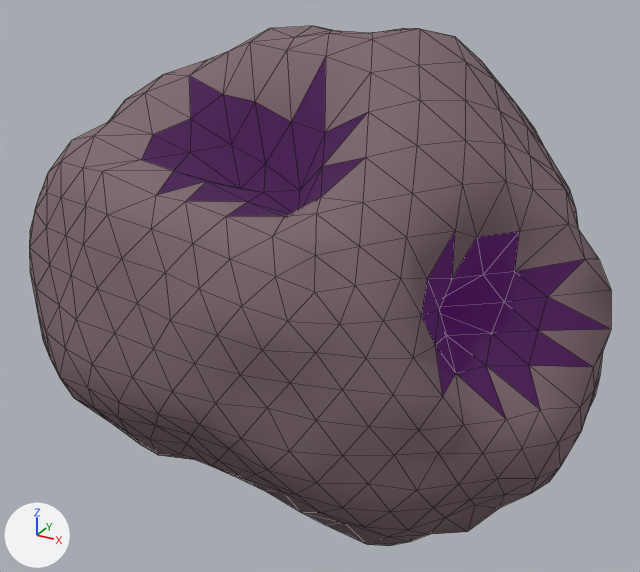
A saved change to the glTF model assets/asteroids/asteroid_29.glb.
Before and after are seen from a 50 mm camera at (1.205, -2.266, 1.215) aimed at (-0.046, 0.009, 0.078). The axes (+X, +Y, +Z) are drawn at lower left. The lights are the same throughout. The older version comes first. Mesh edges are drawn as thin lines.

Objects in the first picture: 'Asteroid_29'.
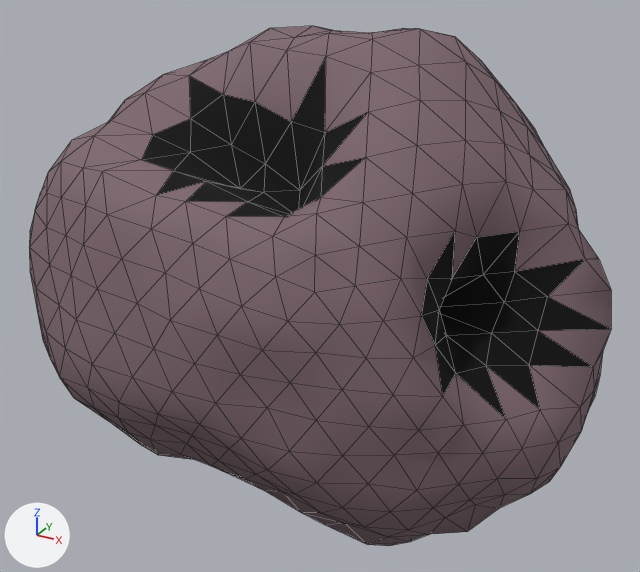
The change, as a list of edits to the scene's bpy script:
```text
Change mat_asteroidcrater_29:
    mat_asteroidcrater_29.base_color: (0.02, 0.01, 0.02) -> (0.0, 0.0, 0.0)  # black #271927 -> black #000000
    remove mat_asteroidcrater_29.emission_color = (0.042, 0.0, 0.063)  # dark purple #3a0047
    remove mat_asteroidcrater_29.emission_strength = 1.0
```

Changed parts and their boxes [x1, y1, x2, y2] in the pictures (640 x 572 px):
'Asteroid_29', recoloured, surface changed (darker)
    both: [140, 58, 610, 460]
